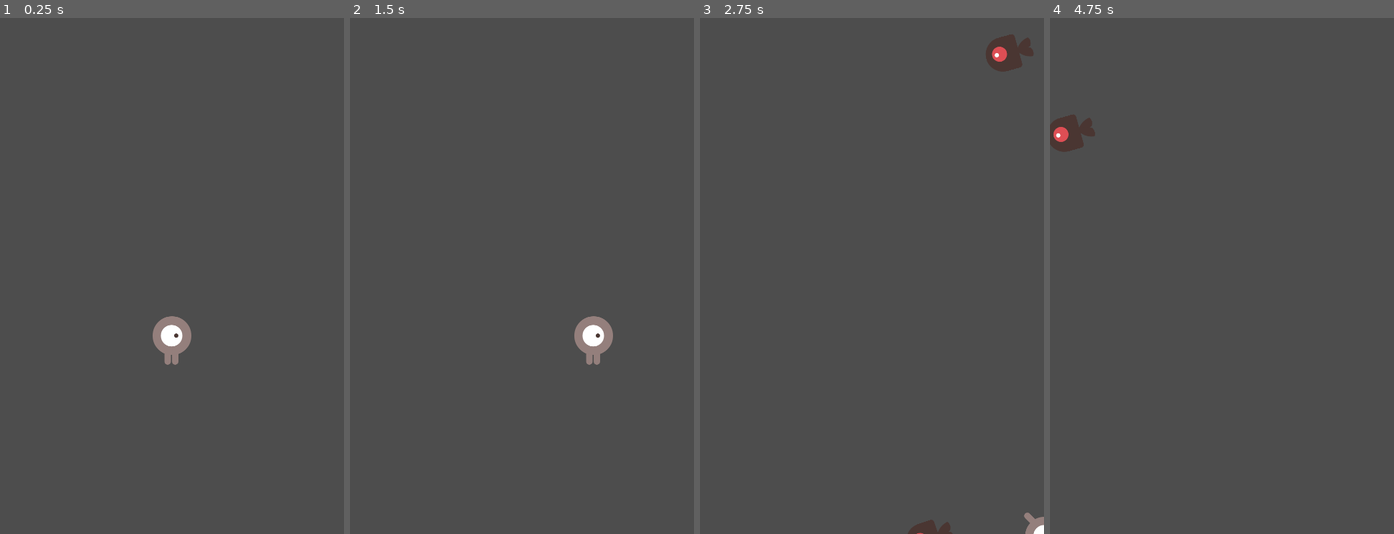
Above: before the commit, frames 1-4 (left to right).
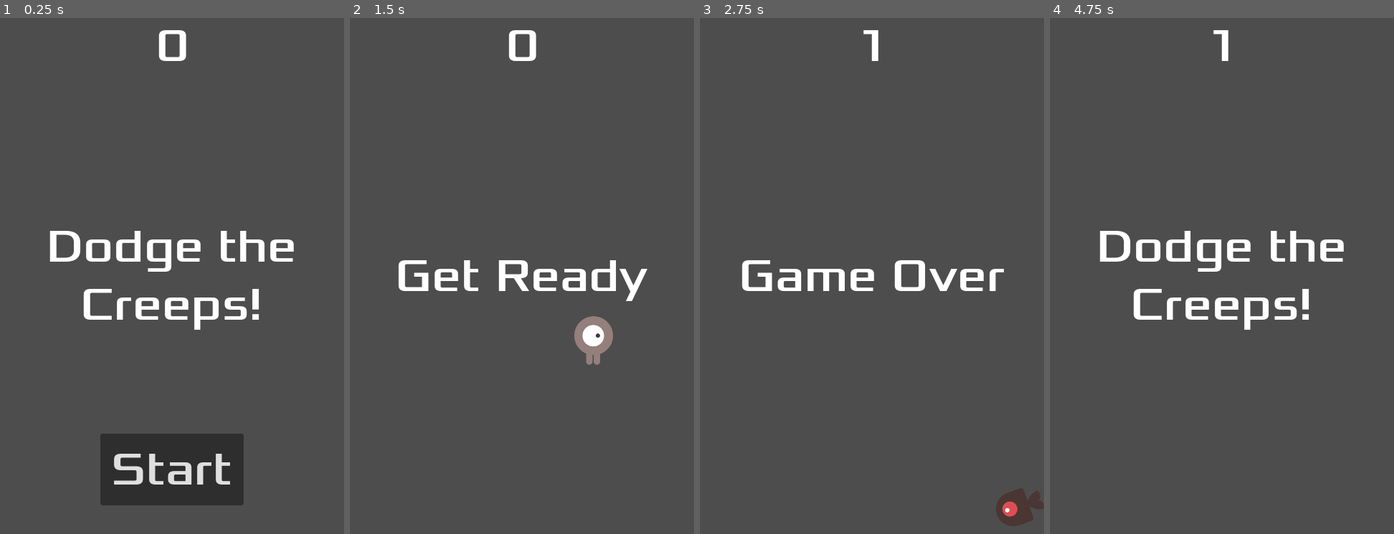
Above: after the commit, the same moments.

Repository: marleeeeeey/godot_exmples
Game: Godot game, scene res://main.tscn
Two runs of this game, one before a commit and one after it. Both use one fixed random seed, a clock stepped at 60 frames per second and the inputs below.
Inputs (mouse positions are in pixels of both pictures, inside the frame that each line leads up to):
- Up to frame 1 (0.25 s): no input
- Up to frame 2 (1.5 s): click (522, 472) at 0.5 s, where only the run after the commit has a clickable "Start"; tap Enter at 1.25 s; hold D (move_right) from 1.28 s (still down)
- Up to frame 3 (2.75 s): release D (move_right) at 2.03 s; hold S (move_down) from 2.03 s (still down)
- Up to frame 4 (4.75 s): release S (move_down) at 2.78 s; hold D (move_right) 2.78-3.53 s; hold W (move_up) 3.53-4.28 s; hold A (move_left) from 4.28 s (still down)

The runs differ from the first frame. In frame 1, 9.7% of the frame differs, in the area x 14-86%, y 2-95%; in frame 2, 2.1%; in frame 3, 3.6%; in frame 4, 3.7%.

Commit message:
Game works with HUD.

Diff:
--- /dev/null
+++ b/003_first_2d_game/hud.gd
@@ -0,0 +1,41 @@
+extends CanvasLayer
+
+# Notifies `Main` node that the button has been pressed
+signal start_game
+
+# Called when the node enters the scene tree for the first time.
+func _ready() -> void:
+	pass # Replace with function body.
+
+
+# Called every frame. 'delta' is the elapsed time since the previous frame.
+func _process(delta: float) -> void:
+	pass
+
+func show_message(text):
+	$Message.text = text
+	$Message.show()
+	$MessageTimer.start()
+
+func show_game_over():
+	show_message("Game Over")
+	# Wait until the MessageTimer has counted down.
+	await $MessageTimer.timeout
+
+	$Message.text = "Dodge the Creeps!"
+	$Message.show()
+	# Make a one-shot timer and wait for it to finish.
+	await get_tree().create_timer(1.0).timeout
+	$StartButton.show()
+
+func update_score(score):
+	$ScoreLabel.text = str(score)
+
+
+func _on_start_button_pressed() -> void:
+	$StartButton.hide()
+	start_game.emit()
+
+
+func _on_message_timer_timeout() -> void:
+	$Message.hide()
--- /dev/null
+++ b/003_first_2d_game/hud.tscn
@@ -0,0 +1,63 @@
+[gd_scene load_steps=3 format=3 uid="uid://dhom3abs5q61i"]
+
+[ext_resource type="Script" path="res://hud.gd" id="1_u6pv5"]
+[ext_resource type="FontFile" uid="uid://bg1o2hwhfxg3m" path="res://fonts/Xolonium-Regular.ttf" id="2_udcgj"]
+
+[node name="HUD" type="CanvasLayer"]
+script = ExtResource("1_u6pv5")
+
+[node name="ScoreLabel" type="Label" parent="."]
+anchors_preset = 5
+anchor_left = 0.5
+anchor_right = 0.5
+offset_left = -20.0
+offset_right = 20.0
+offset_bottom = 78.0
+grow_horizontal = 2
+theme_override_fonts/font = ExtResource("2_udcgj")
+theme_override_font_sizes/font_size = 64
+text = "0"
+horizontal_alignment = 1
+vertical_alignment = 1
+
+[node name="Message" type="Label" parent="."]
+anchors_preset = 8
+anchor_left = 0.5
+anchor_top = 0.5
+anchor_right = 0.5
+anchor_bottom = 0.5
+offset_left = -240.0
+offset_top = -120.0
+offset_right = 240.0
+offset_bottom = 120.0
+grow_horizontal = 2
+grow_vertical = 2
+theme_override_fonts/font = ExtResource("2_udcgj")
+theme_override_font_sizes/font_size = 64
+text = "Dodge the Creeps!"
+horizontal_alignment = 1
+vertical_alignment = 1
+autowrap_mode = 2
+
+[node name="MessageTimer" type="Timer" parent="."]
+wait_time = 2.0
+one_shot = true
+
+[node name="StartButton" type="Button" parent="."]
+anchors_preset = 7
+anchor_left = 0.5
+anchor_top = 1.0
+anchor_right = 0.5
+anchor_bottom = 1.0
+offset_left = -100.0
+offset_top = -140.0
+offset_right = 100.0
+offset_bottom = -40.0
+grow_horizontal = 2
+grow_vertical = 0
+theme_override_fonts/font = ExtResource("2_udcgj")
+theme_override_font_sizes/font_size = 64
+text = "Start"
+
+[connection signal="timeout" from="MessageTimer" to="." method="_on_message_timer_timeout"]
+[connection signal="pressed" from="StartButton" to="." method="_on_start_button_pressed"]
--- a/003_first_2d_game/main.gd
+++ b/003_first_2d_game/main.gd
@@ -3,22 +3,26 @@
 @export var mob_scene: PackedScene
 var score
 
-# Called when the node enters the scene tree for the first time.
-func _ready() -> void:
-	new_game()
-
-# Called every frame. 'delta' is the elapsed time since the previous frame.
-func _process(delta: float) -> void:
-	pass
+## Called when the node enters the scene tree for the first time.
+#func _ready() -> void:
+	#new_game()
+#
+## Called every frame. 'delta' is the elapsed time since the previous frame.
+#func _process(delta: float) -> void:
+	#pass
 
 func game_over() -> void:
 	$ScoreTimer.stop()
 	$MobTimer.stop()
+	$HUD.show_game_over()
 
 func new_game():
 	score = 0
 	$Player.start($StartPosition.position)
 	$StartTimer.start()
+
+	$HUD.update_score(score)
+	$HUD.show_message("Get Ready")
 
 func _on_start_timer_timeout() -> void:
 	$MobTimer.start()
@@ -26,6 +30,7 @@
 
 func _on_score_timer_timeout() -> void:
 	score += 1
+	$HUD.update_score(score)
 
 func _on_mob_timer_timeout() -> void:
 	# Create a new instance of the Mob scene.
--- a/003_first_2d_game/main.tscn
+++ b/003_first_2d_game/main.tscn
@@ -1,8 +1,9 @@
-[gd_scene load_steps=5 format=3 uid="uid://ldxrvc8cka24"]
+[gd_scene load_steps=6 format=3 uid="uid://ldxrvc8cka24"]
 
 [ext_resource type="Script" path="res://main.gd" id="1_58w3n"]
 [ext_resource type="PackedScene" uid="uid://budnqkhexf4hq" path="res://player.tscn" id="1_x06se"]
 [ext_resource type="PackedScene" uid="uid://dj87rch1oiagx" path="res://mob.tscn" id="2_781ac"]
+[ext_resource type="PackedScene" uid="uid://dhom3abs5q61i" path="res://hud.tscn" id="4_sbom8"]
 
 [sub_resource type="Curve2D" id="Curve2D_wattc"]
 _data = {
@@ -32,7 +33,10 @@
 
 [node name="MobSpawnLocation" type="PathFollow2D" parent="MobPath"]
 
+[node name="HUD" parent="." instance=ExtResource("4_sbom8")]
+
 [connection signal="hit" from="Player" to="." method="game_over"]
 [connection signal="timeout" from="MobTimer" to="." method="_on_mob_timer_timeout"]
 [connection signal="timeout" from="ScoreTimer" to="." method="_on_score_timer_timeout"]
 [connection signal="timeout" from="StartTimer" to="." method="_on_start_timer_timeout"]
+[connection signal="start_game" from="HUD" to="." method="new_game"]
